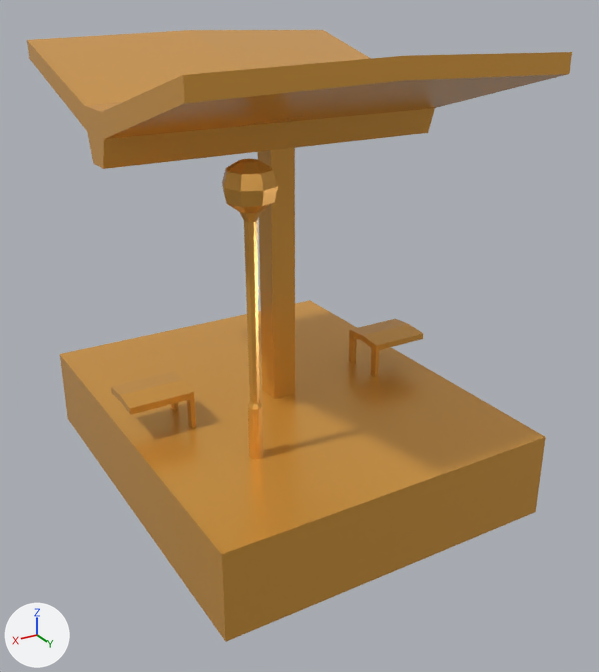
One commit to the glTF model public/models/train-station-platform-light-small.glb: the scene before it, then after it.
The view is the same before and after, from a camera (50 mm lens) standing at (4.5, 8.01, 5.68) and looking at (-0.07, 0.38, 1.87). Arrows for +X, +Y and +Z are at lower left; the lights stay in place. Where no turn or scale is listed for an object, it has been applied to the vertices.

The first picture shows 'train-station-platform-light-small'.
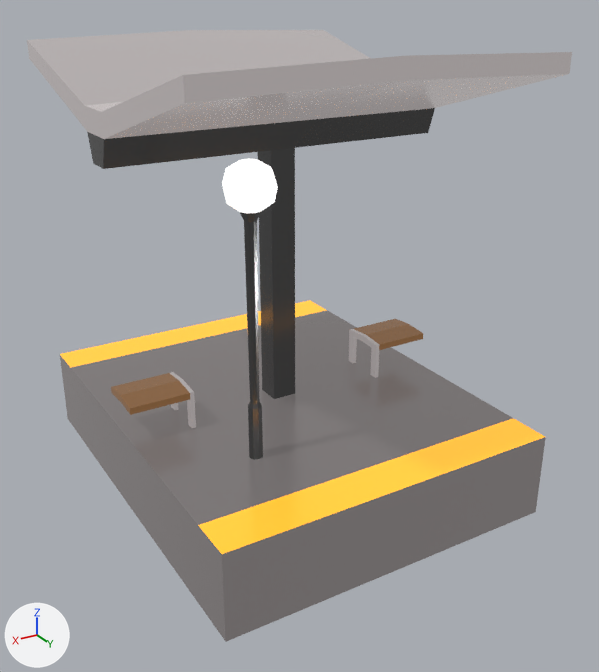
Changed parts and their boxes (x1, y1, x2, y2) in the pictures (599 x 672 px):
'train-station-platform-light-small', recoloured (orange to grey)
    both: (27, 30, 572, 642)

Patch to the scene script:
```diff
--- a/public/models/train-station-platform-light-small.glb.py
+++ b/public/models/train-station-platform-light-small.glb.py
@@ img_base @@
+img_base = load_image('base', '_unpacked/base', 1024, 1024, 'sRGB')
@@ mat_lowpoly_colors_001 @@
+mat_lowpoly_colors_001 = bpy.data.materials.new('LOWPOLY-COLORS.001')
+# uses the picture img_base
@@ me_train_station_platform_light_small @@
 me_train_station_platform_light_small.from_pydata(...)  # 185 vertices, 328 faces; spans x -2.0..2.0, y -2.5..2.5, z 0.0..5.1
-me_train_station_platform_light_small.materials.append(mat_lowpoly_colors)  # orange #e7a747
+me_train_station_platform_light_small.materials.append(mat_lowpoly_colors_001)
```
